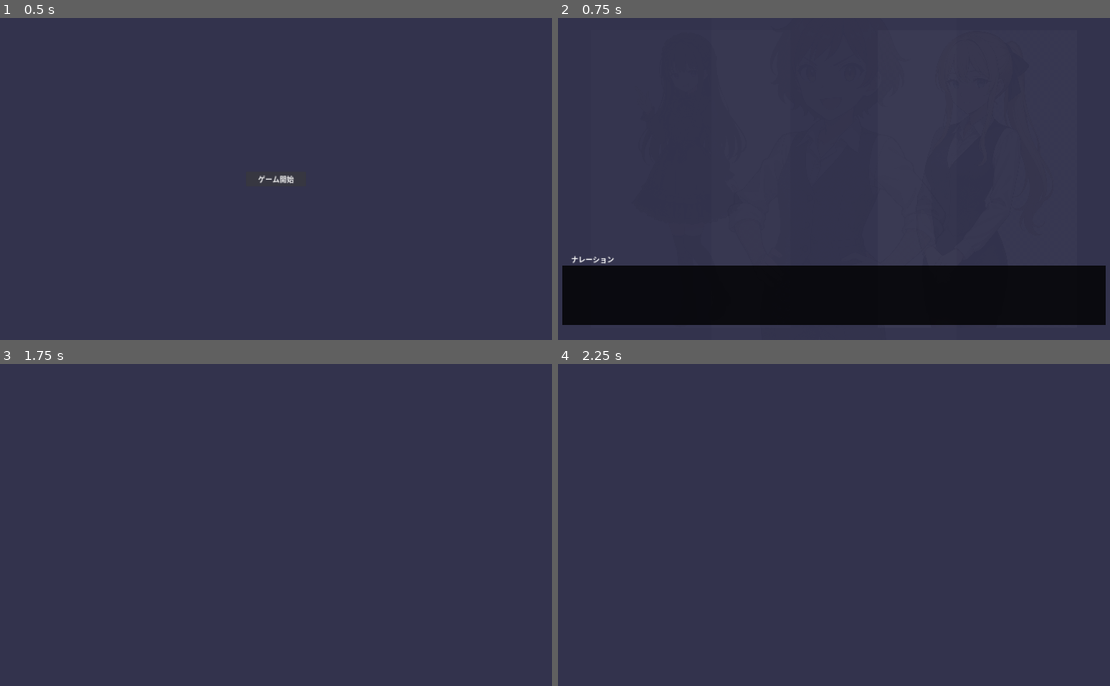
Above: before the commit, frames 1-4 (two rows, left to right).
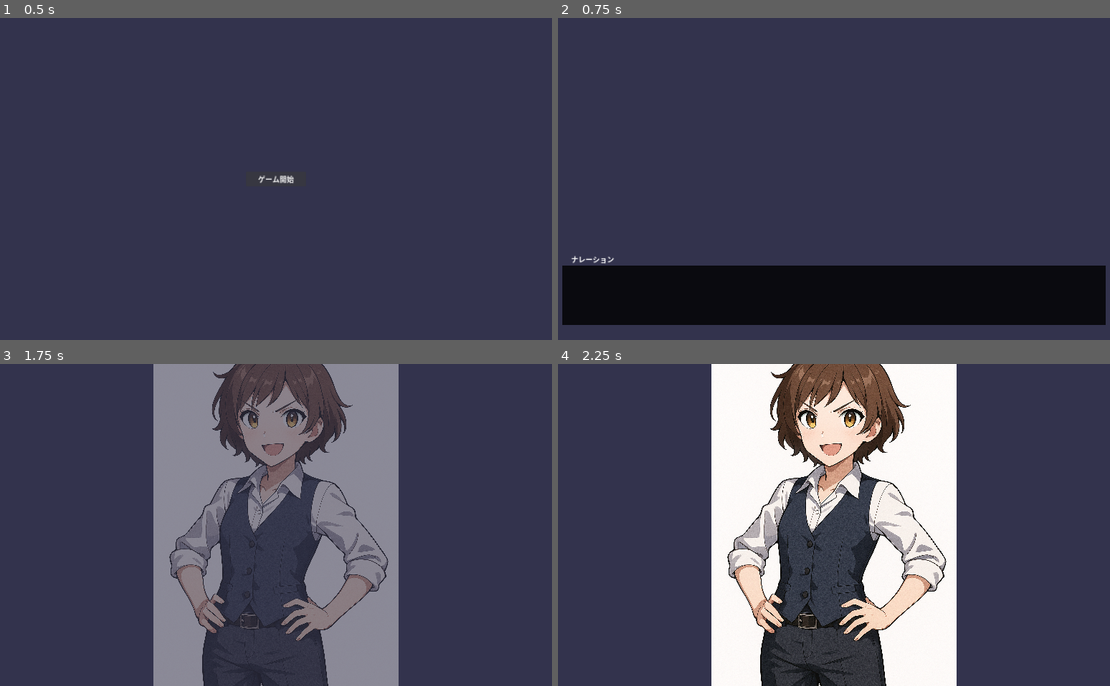
Above: after the commit, the same moments.

Repository: bigGYZstar/Detective-Nocturne
Game: Godot game, scene res://scenes/StartScreen.tscn
Same seed, same stepped clock (60 frames per second), same inputs: the game is played once before the commit and once after it.
Inputs:
- Up to frame 1 (0.5 s): no input
- Up to frame 2 (0.75 s): click "ゲーム開始" at 0.5 s
- Up to frame 3 (1.75 s): tap Enter (ui_accept) at 1.25, 1.52 s
- Up to frame 4 (2.25 s): no input

Frame 1 is identical in both runs. In frame 3, 33% of the frame differs, in the area x 27-73%, y 0-100%; in frame 4, 38%.

Commit message:
fix: Revert scenario auto-advance removal in Main.gd

Diff:
--- a/scripts/Main.gd
+++ b/scripts/Main.gd
@@ -46,7 +46,7 @@
 			}]
 			dialog_system.start_dialog(dialog_data)
 			# ダイアログ表示後にシナリオを進める
-			scenario_manager.advance_scenario()
+
 
 		"narration":
 			# ナレーションを表示
@@ -56,7 +56,7 @@
 			}]
 			dialog_system.start_dialog(dialog_data)
 			# ナレーション表示後にシナリオを進める
-			scenario_manager.advance_scenario()
+
 
 		"show_character":
 			# キャラクターを表示
@@ -67,7 +67,7 @@
 				command.get("expression", "normal")
 			)
 			# 次のコマンドを実行
-			scenario_manager.advance_scenario()
+
 
 		"change_expression":
 			# 表情を変更
@@ -76,19 +76,19 @@
 				command.expression
 			)
 			# 次のコマンドを実行
-			scenario_manager.advance_scenario()
+
 
 		"hide_character":
 			# キャラクターを非表示
 			character_manager.hide_character(command.character)
 			# 次のコマンドを実行
-			scenario_manager.advance_scenario()
+
 
 		"hide_all_characters":
 			# 全キャラクターを非表示
 			character_manager.hide_all_characters()
 			# 次のコマンドを実行
-			scenario_manager.advance_scenario()
+
 
 func get_character_position(position_string: String) -> CharacterManager.Position:
 	match position_string:
